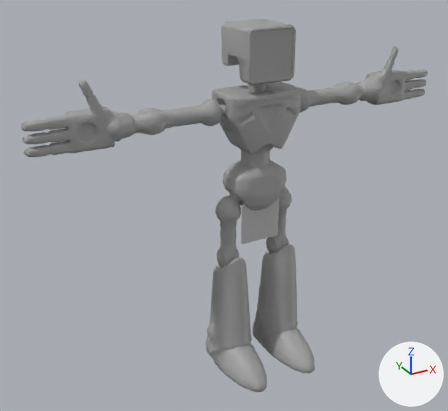
The FBX model Assets/Animations/PlayerAnimations/WalkCycle.fbx: old version first, new version second.
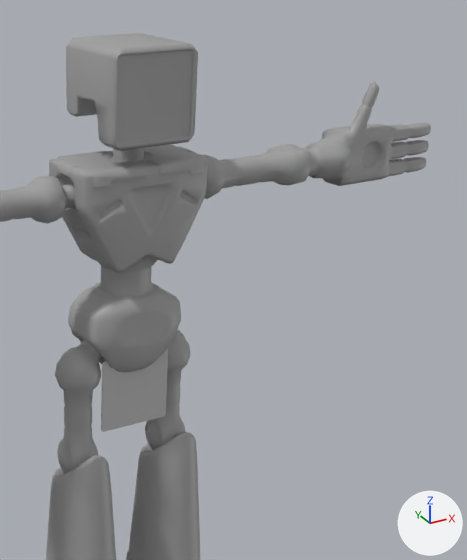
Each version is shown whole from a 50 mm lens placed at (-1.551, -2.557, 3.002), pointed at (-0.183, -0.07, 1.759), then close up on the part from 41% to 100% of the width and 0% to 77% of the height. The axes (+X, +Y, +Z) are drawn at lower right. The lights are the same throughout. The first two pictures are the older version. Where no turn or scale is listed for an object, it has been applied to the vertices. Vertices at exactly the same position are counted once.

In view in the first close-up: 'robot_body', 'robot_glass'.
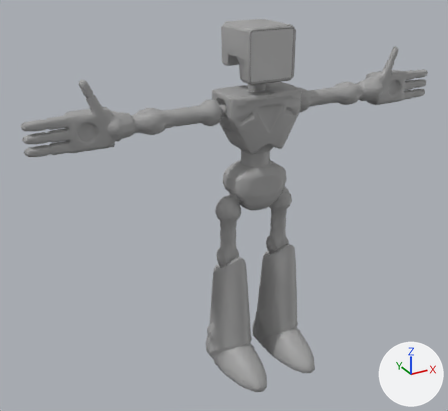
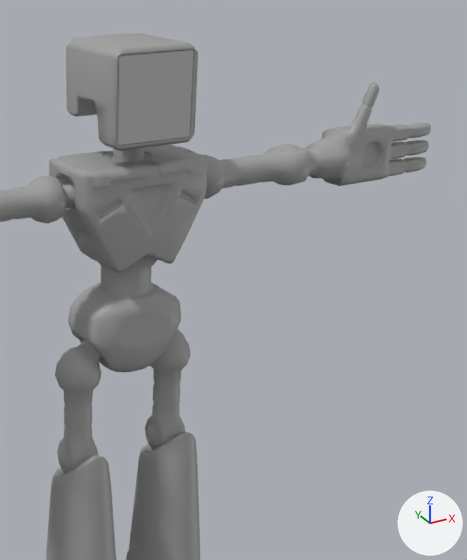
Commit message: WALK CYCLE
OH PLEAAAAAAAAASEEE WORKKKK

Location of each change, [x1, y1, x2, y2] in pixels of the close-ups (467 x 560 px):
'robot_glass', moved: before [101, 349, 168, 432]; after [117, 50, 193, 145]

What changed in the scene script:
```text
Change me_mesh_001:
    used by ob_robot_glass; location = (0.0, -0.121, 1.657)
    remove me_mesh_001.from_pydata(...)  # 24 vertices, 14 faces; spans x -0.11..0.11, y -0.002..0.002, z -0.11..0.11
    add me_mesh_001.from_pydata(...)  # 24 vertices, 14 faces; spans x -0.11..0.11, y -0.123..-0.118, z 1.538..1.757
    me_mesh_001 part 1: the whole mesh is moved by (0.0, -0.12, 1.647)
Change ob_robot_glass:
    ob_robot_glass.location: (0.0, -0.121, 1.657) -> (-0.002, -0.064, 0.853)
```
